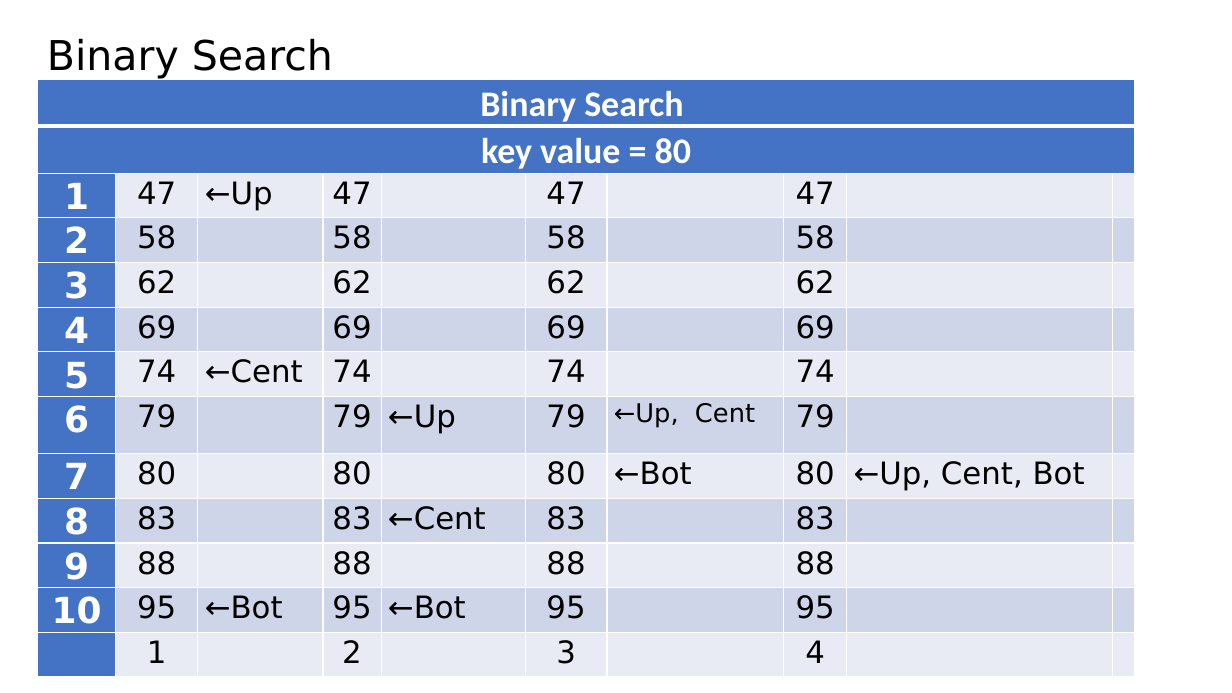
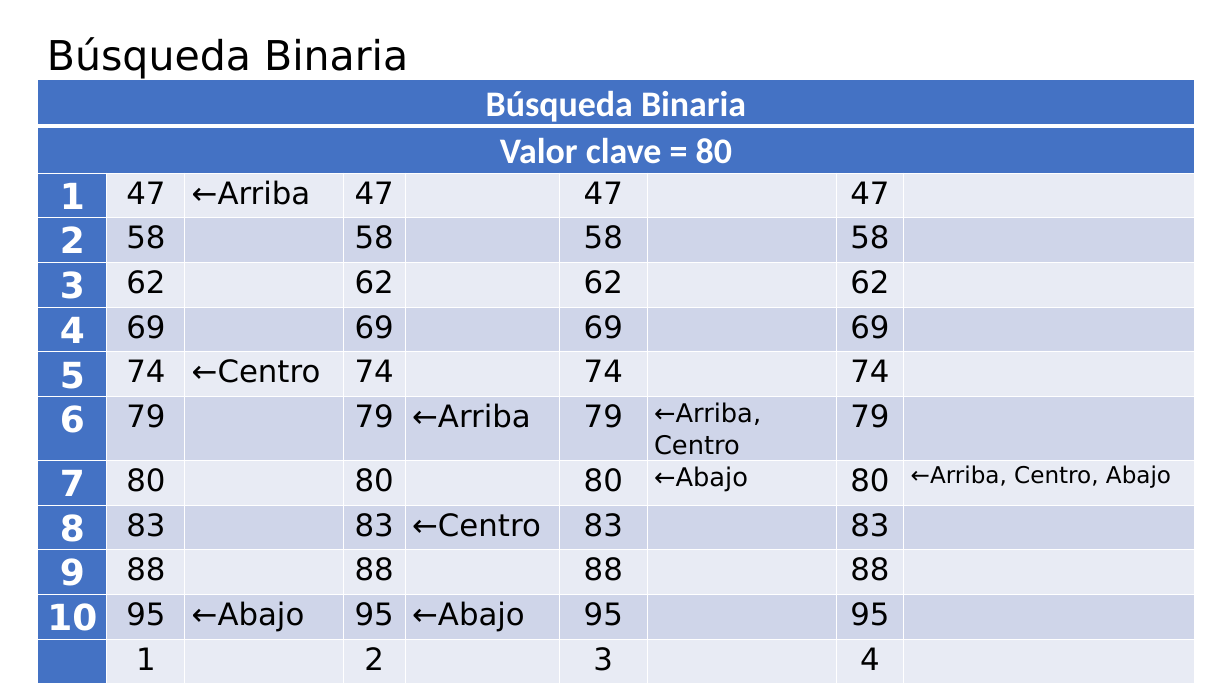
Before and after one commit to Lamashino/Teaching-B4J, a slide deck: slide 14 of Tema 14 - Matrices - Arrays/Tema 14 - Matrices - Arrays.pptx. Drawn at 1232x693 pixels with LibreOffice and Linux fonts; fonts in the diff are those of the drawing; background and template pictures are left out. Boxes give left, top, right and bottom in pixels: in the first picture for what was removed or moved away, otherwise in the second. Text is boxed around its words. In the diff, an @@ line names an element or a change of style, - is before the commit and + after.

```diff
--- a/Tema 14 - Matrices - Arrays/Tema 14 - Matrices - Arrays.pptx
+++ b/Tema 14 - Matrices - Arrays/Tema 14 - Matrices - Arrays.pptx
@@ title at [47, 37, 408, 79]: text changed @@
-Binary Search
+Búsqueda Binaria
@@ table at [38, 79, 1194, 675] @@
-column 1, row 1: Binary Search
+column 1, row 1: Búsqueda Binaria
-column 1, row 2: key value = 80
+column 1, row 2: Valor clave = 80
-column 3:  |  | ←Up |  |  |  | ←Cent |  |  |  |  | ←Bot | 
+column 3:  |  | ←Arriba |  |  |  | ←Centro |  |  |  |  | ←Abajo | 
-column 5:  |  |  |  |  |  |  | ←Up |  | ←Cent |  | ←Bot | 
+column 5:  |  |  |  |  |  |  | ←Arriba |  | ←Centro |  | ←Abajo | 
-column 7, row 8: ←Up, Cent
+column 7, row 8: ←Arriba, Centro
-column 7, row 9: ←Bot
+column 7, row 9: ←Abajo
-column 9:  |  |  |  |  |  |  |  | ←Up, Cent, Bot |  |  |  | 
-column 10:  |  |  |  |  |  |  |  |  |  |  |  | 
+column 9:  |  |  |  |  |  |  |  | ←Arriba, Centro, Abajo |  |  |  | 
@@ table: place and size @@
-table at [38, 79, 1135, 668]
+table at [38, 79, 1194, 675]
```
Also in this commit, not shown: 42 other slides changed.
